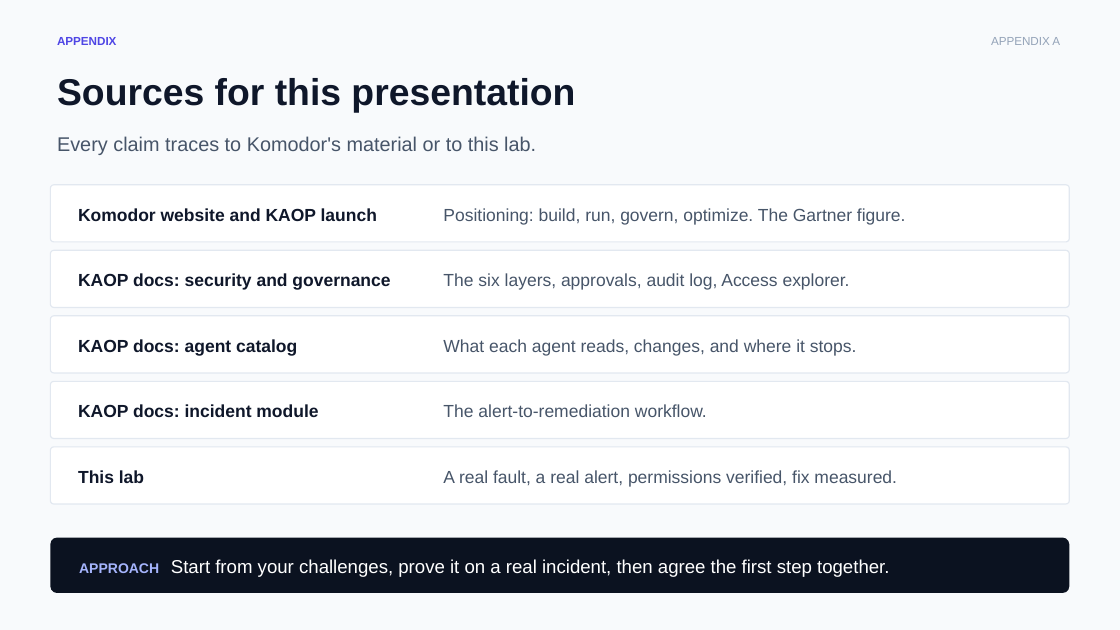
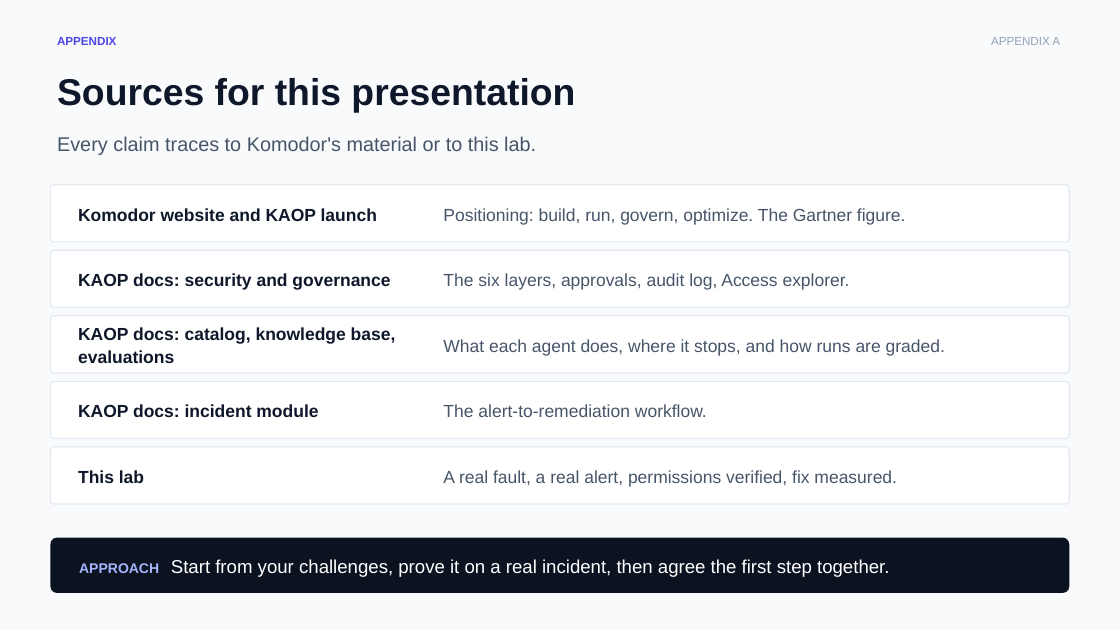
Before and after one commit to chizeni24/komodor-production-lab, a slide deck: slide 16 of docs/presentation/KAOP_Customer_Pitch.pptx (slide 15 before the commit). Drawn at 1120x630 pixels with LibreOffice and Linux fonts; fonts in the diff are those of the drawing. Boxes give left, top, right and bottom in pixels: in the first picture for what was removed or moved away, otherwise in the second. Text is boxed around its words. In the diff, an @@ line names an element or a change of style, - is before the commit and + after.

```diff
--- a/docs/presentation/KAOP_Customer_Pitch.pptx
+++ b/docs/presentation/KAOP_Customer_Pitch.pptx
@@ text at (x1=78, y1=327, x2=396, y2=363): text changed @@
-KAOP docs: agent catalog
+KAOP docs: catalog, knowledge base, evaluations
@@ text at (x1=443, y1=339, x2=945, y2=356): text changed @@
-What each agent reads, changes, and where it stops.
+What each agent does, where it stops, and how runs are graded.
```
Also in this commit, not shown: 11 other slides changed, 1 slide added, 1 other file.
